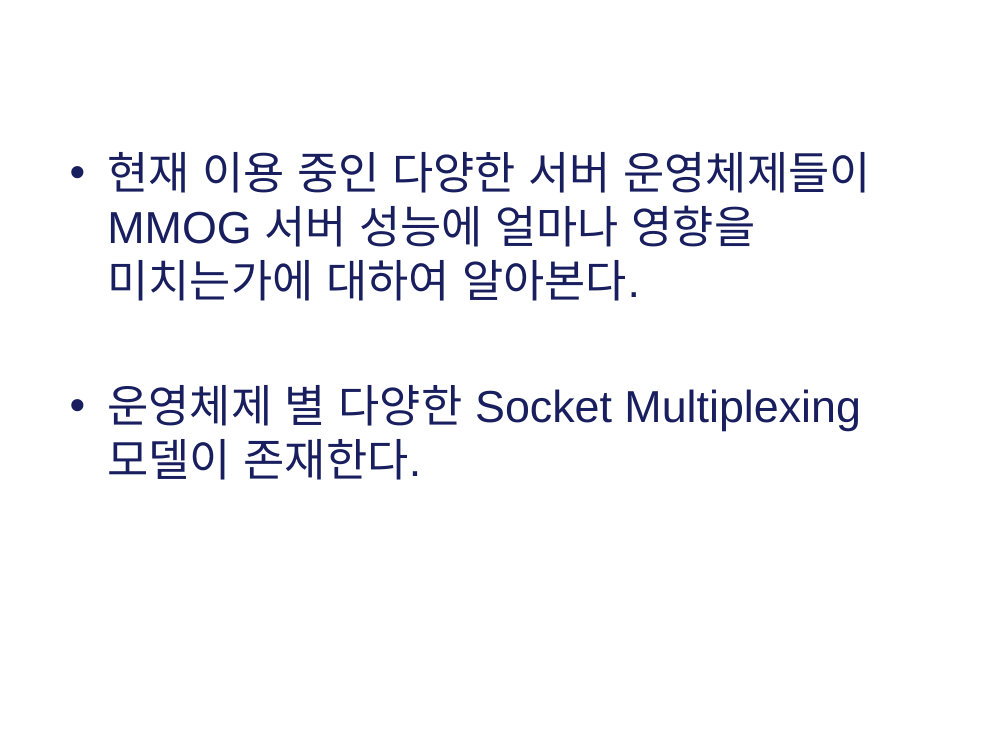
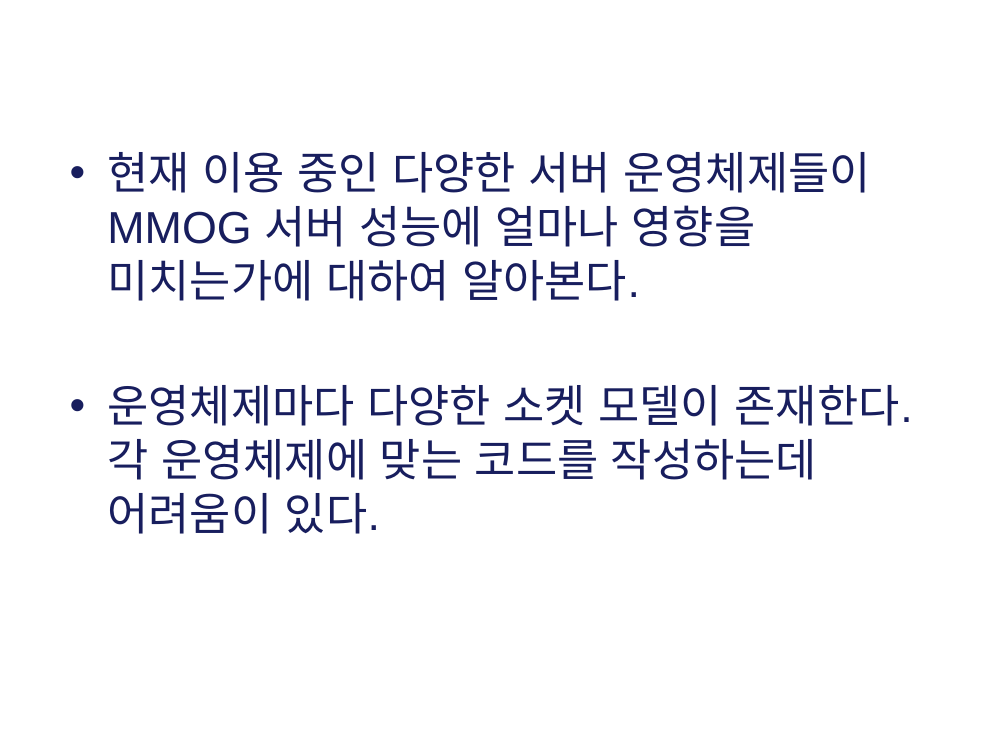
Before and after one commit to SeoAram/ServerOS, a slide deck: slide 3 of docs/운영체제가 MMO서버 성능에 미치는 영향에 관한연구_서아람_중간발표.pptx. Drawn at 1008x756 pixels with LibreOffice and Linux fonts; fonts in the diff are those of the drawing; background and template pictures are left out. Boxes give left, top, right and bottom in pixels: in the first picture for what was removed or moved away, otherwise in the second. Text is boxed around its words. In the diff, an @@ line names an element or a change of style, - is before the commit and + after.

```diff
--- a/docs/운영체제가 MMO서버 성능에 미치는 영향에 관한연구_서아람_중간발표.pptx
+++ b/docs/운영체제가 MMO서버 성능에 미치는 영향에 관한연구_서아람_중간발표.pptx
@@ text at (x1=107, y1=385, x2=913, y2=534): text changed @@
-• 운영체제 별 다양한 Socket Multiplexing모델이 존재한다.
+• 운영체제마다 다양한 소켓 모델이 존재한다. 각 운영체제에 맞는 코드를 작성하는데 어려움이 있다.
```
Also in this commit, not shown: 7 other slides changed, 5 slides added, 4 slides removed.
